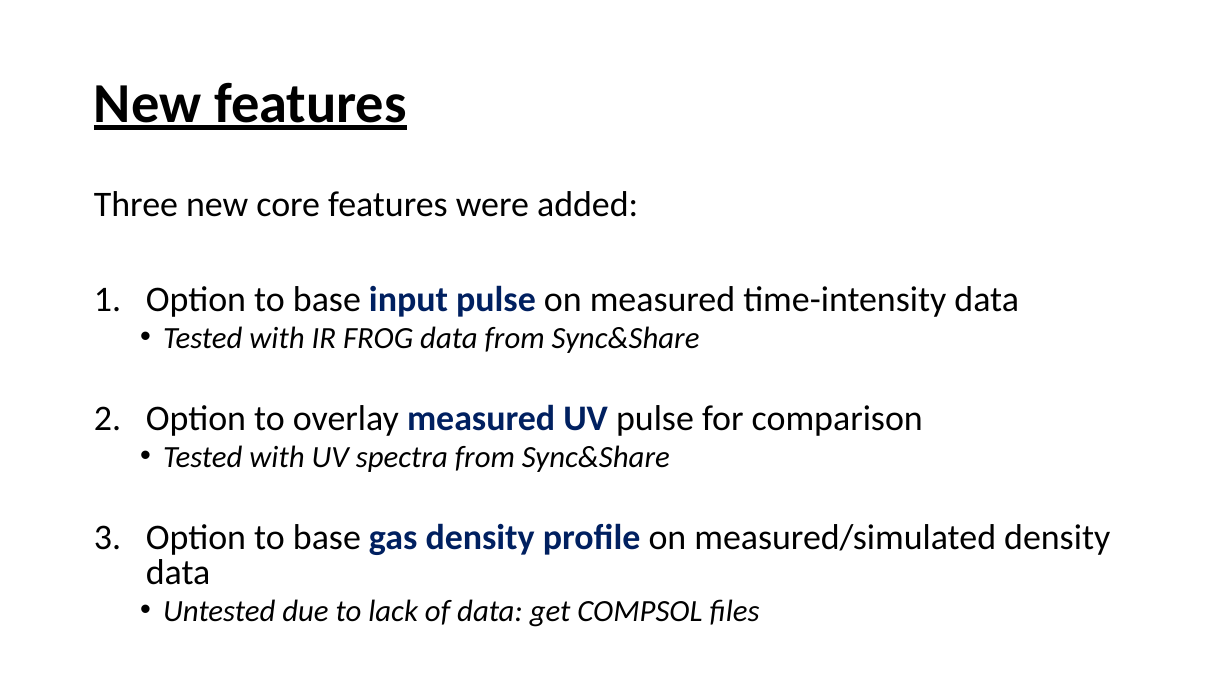
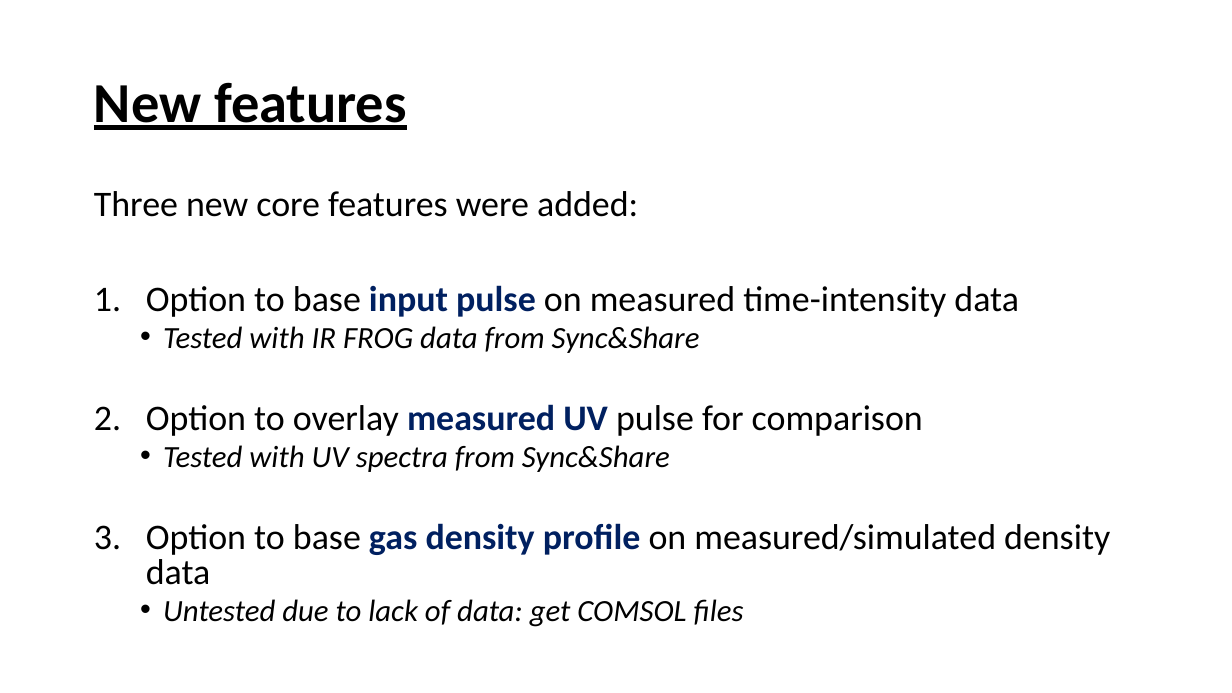
Before and after one commit to david-f-amorim/Simulating-THG-of-few-femtosecond-pulses-in-a-noble-gas-, a slide deck: slide 4 of presentations/DESY - Updates Week 1&2.pptx. Drawn at 1232x693 pixels with LibreOffice and Linux fonts; fonts in the diff are those of the drawing. Boxes give left, top, right and bottom in pixels: in the first picture for what was removed or moved away, otherwise in the second. Text is boxed around its words. In the diff, an @@ line names an element or a change of style, - is before the commit and + after.

Commit message:
updated PP

```diff
--- a/presentations/DESY - Updates Week 1&2.pptx
+++ b/presentations/DESY - Updates Week 1&2.pptx
@@ text at (163,599,744,627): text changed @@
-  • Untested due to lack of data: get COMPSOL files
+  • Untested due to lack of data: get COMSOL files
```
Also in this commit, not shown: 2 other slides changed.
